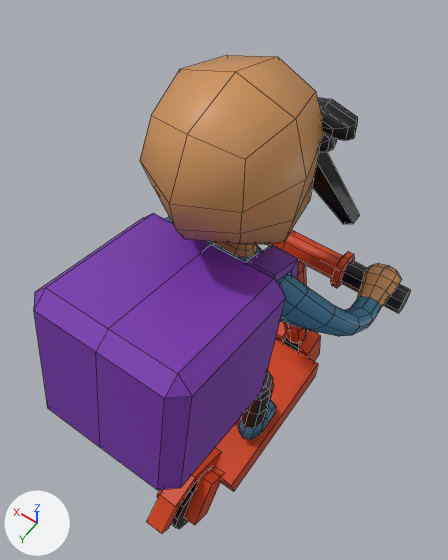
Two versions of the FBX model Assets/Art/Player Character.fbx, one commit apart.
The view is the same before and after, from a camera (50 mm lens) standing at (-0.61, 1.01, 2.57) and looking at (0.1, 0.02, 1.02). The axes (+X, +Y, +Z) are drawn at lower left. The lights are the same throughout. Mesh edges are drawn as thin lines. Where no turn or scale is listed for an object, it has been applied to the vertices.
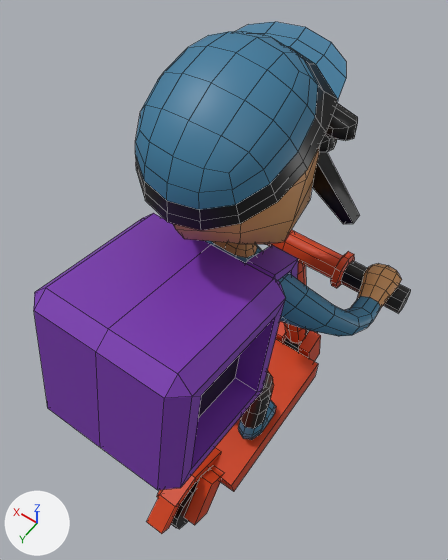
Commit message: Player update

The edits, one by one:
me_cube_019 is used by ob_cube_010; location (0.0, 0.428, 1.24).
me_cube_019 had 32 vertices, 34 faces and spanned x -0.222..0.222, y -0.253..0.253, z -0.253..0.253.
me_cube_019 now has 48 vertices, 50 faces and spans x -0.222..0.222, y -0.253..0.253, z -0.253..0.253.
Part 1, on me_cube_019:
2 faces are deleted.
8 vertices are added at x -0.222..0.15, y -0.173..0.173, z -0.173..0.173.
8 new vertices lie (0.072, 0.0, 0.0) away from vertices in x -0.222..0.15, y -0.173..0.173, z -0.173..0.173.
16 new faces join them, mat_backback (purple #7b36b2).
2 new faces join them, mat_black (black #000000).
me_cube_019 now uses material mat_black (black #000000).
Mesh me_cube_022 is new.
It has 99 vertices, 88 faces and spans x -0.193..0.193, y -0.296..0.222, z -0.082..0.185.
Faces by material slot: [32, 56].
It uses material mat_black (black #000000).
It uses material mat_cloth_a (blue #3b7a9c).
Object 'Cube.009' (ob_cube_009) is new; it shows me_cube_022.
Its location is (0.002, 0.129, 1.708).

Changed parts and their boxes [x1, y1, x2, y2] in the pictures (448 x 560 px):
'Cube.009', added (blue)
    after: [135, 22, 346, 231]
    faces in mat_cloth_a (blue #3b7a9c): [135, 22, 346, 210]
    faces in mat_black (black #000000): [135, 47, 338, 231]
part 1 of me_cube_019, built on
    both: [181, 299, 285, 487]
'Cube.008', unchanged, covered by the edit
    before: [140, 55, 323, 245]
    after: [173, 148, 320, 245]
